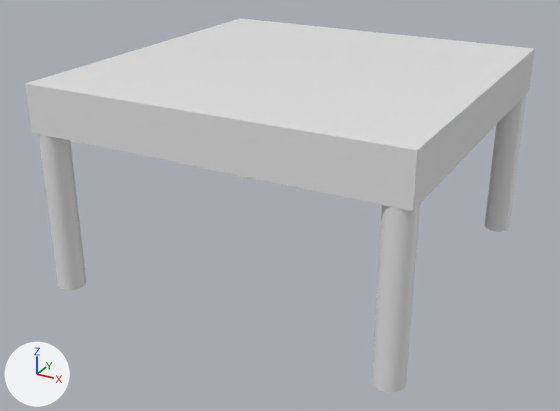
Renders of the glTF model assets/Table.glb from each side of a commit.
Before and after are seen from a 50 mm lens placed at (7.49, -14.59, 8.4), pointed at (-0.08, -0.83, 1.52). Every picture has the same lights, and +X, +Y and +Z are marked at lower left. Where no turn or scale is listed for an object, it has been applied to the vertices.
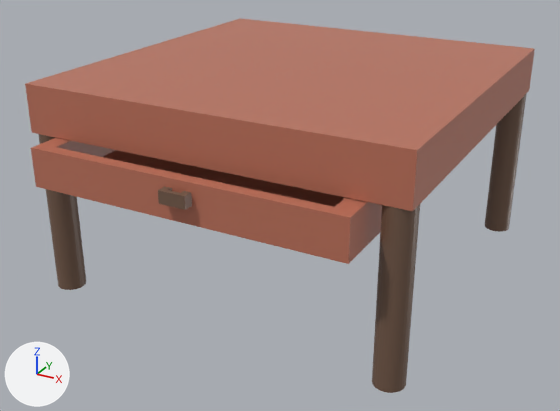
Where the change shows, as pixel boxes [x1, y1, x2, y2] in the pictures (560 x 411 px):
```json
{"object": "Cube", "change": "recoloured", "before": [25, 18, 535, 211], "after": [25, 18, 535, 211], "on screen": "white to brown"}
{"object": "Cube.001", "change": "added", "after": [31, 138, 382, 264]}
{"object": "Cylinder.002", "change": "recoloured", "before": [372, 204, 420, 393], "after": [372, 204, 420, 393], "on screen": "white to brown"}
{"object": "Cylinder", "change": "recoloured", "before": [38, 124, 86, 290], "after": [38, 124, 86, 290], "on screen": "white to brown"}
{"object": "Cylinder.001", "change": "recoloured", "before": [485, 93, 527, 232], "after": [485, 93, 527, 232], "on screen": "white to brown"}
{"object": "Cube.002", "change": "added", "after": [158, 187, 192, 210], "on screen": "brown"}
```

Scene script edits in JSON lines:
```json
{"op": "set", "path": "mat_material.base_color", "old": "(0.8, 0.8, 0.8)", "new": "(0.504, 0.169, 0.106)", "note": "white #e7e7e7 -> orange #bc725c"}
{"op": "add", "block": "mat_material_001", "code": ["mat_material_001 = principled_material('Material.001')", "mat_material_001.base_color = (0.174, 0.102, 0.0674)  # brown #745a49", "mat_material_001.roughness = 0.4"]}
{"block": "me_cylinder", "where": "me_cylinder.from_pydata(...)  # 64 vertices, 124 faces; spans x -0.3..0.3, y -0.3..0.3, z -2.2..2.2"}
{"op": "add", "block": "me_cylinder", "code": "me_cylinder.materials.append(mat_material_001)  # brown #745a49"}
{"block": "me_cylinder_001", "where": "me_cylinder_001.from_pydata(...)  # 64 vertices, 124 faces; spans x -0.3..0.3, y -0.3..0.3, z -2.2..2.2"}
{"op": "add", "block": "me_cylinder_001", "code": "me_cylinder_001.materials.append(mat_material_001)  # brown #745a49"}
{"block": "me_cylinder_002", "where": "me_cylinder_002.from_pydata(...)  # 64 vertices, 124 faces; spans x -0.3..0.3, y -0.3..0.3, z -2.2..2.2"}
{"op": "add", "block": "me_cylinder_002", "code": "me_cylinder_002.materials.append(mat_material_001)  # brown #745a49"}
{"op": "add", "block": "me_cube_002", "code": ["me_cube_002 = bpy.data.meshes.new('Cube.002')", "me_cube_002.from_pydata([(-1.0, -1.0, -1.0), (-0.47, -0.47, 1.0), (-1.0, 1.0, -1.0), (-0.47, 0.47, 1.0), (1.0, -1.0, -1.0), (0.47, -0.47, 1.0), (1.0, 1.0, -1.0), (0.47, 0.47, 1.0), (-1.0, -1.0, 1.0), (-1.0, 1.0, 1.0), (1.0, 1.0, 1.0), (1.0, -1.0, 1.0), (-0.47, -0.47, -0.69), (-0.47, 0.47, -0.69), (0.47, 0.47, -0.69), (0.47, -0.47, -0.69)], [], [(0, 8, 9), (0, 9, 2), (2, 9, 10), (2, 10, 6), (6, 10, 11), (6, 11, 4), (4, 11, 8), (4, 8, 0), (2, 6, 4), (2, 4, 0), (5, 7, 14), (5, 14, 15), (1, 3, 9), (1, 9, 8), (3, 7, 10), (3, 10, 9), (7, 5, 11), (7, 11, 10), (5, 1, 8), (5, 8, 11), (14, 13, 12), (14, 12, 15), (3, 1, 12), (3, 12, 13), (1, 5, 15), (1, 15, 12), (7, 3, 13), (7, 13, 14)])", "me_cube_002.materials.append(mat_material_001)  # brown #745a49"]}
{"op": "add", "block": "me_cube_001", "code": ["me_cube_001 = bpy.data.meshes.new('Cube.001')", "me_cube_001.from_pydata([(0.88, 0.88, 1.0), (1.0, 1.0, -1.0), (0.88, -0.88, 1.0), (1.0, -1.0, -1.0), (-0.88, 0.88, 1.0), (-1.0, 1.0, -1.0), (-0.88, -0.88, 1.0), (-1.0, -1.0, -1.0), (1.0, -1.0, 1.0), (-1.0, -1.0, 1.0), (1.0, 1.0, 1.0), (-1.0, 1.0, 1.0)], [], [(3, 8, 9), (3, 9, 7), (7, 9, 11), (7, 11, 5), (5, 1, 3), (5, 3, 7), (1, 10, 8), (1, 8, 3), (5, 11, 10), (5, 10, 1), (2, 6, 9), (2, 9, 8), (0, 2, 8), (0, 8, 10), (6, 4, 11), (6, 11, 9), (4, 0, 10), (4, 10, 11)])", "me_cube_001.materials.append(mat_material)  # orange #bc725c"]}
{"op": "add", "block": "ob_cube_002", "code": ["ob_cube_002 = bpy.data.objects.new('Cube.002', me_cube_002)", "ob_cube_002.location = (0.02, -4.67, 3.18)", "ob_cube_002.rotation_euler = (3.142, 0.0, 0.0)  # degrees (180, 0, 0)", "ob_cube_002.scale = (-0.277, -0.167, -0.125)"]}
{"op": "add", "block": "ob_cube_001", "code": ["ob_cube_001 = bpy.data.objects.new('Cube.001', me_cube_001)", "ob_cube_001.location = (-0.08, -2.47, 3.08)", "ob_cube_001.rotation_euler = (0.0, -3.142, 0.0)  # degrees (0, -180, 0)", "ob_cube_001.scale = (-3.31, -2.17, -0.399)"]}
```
